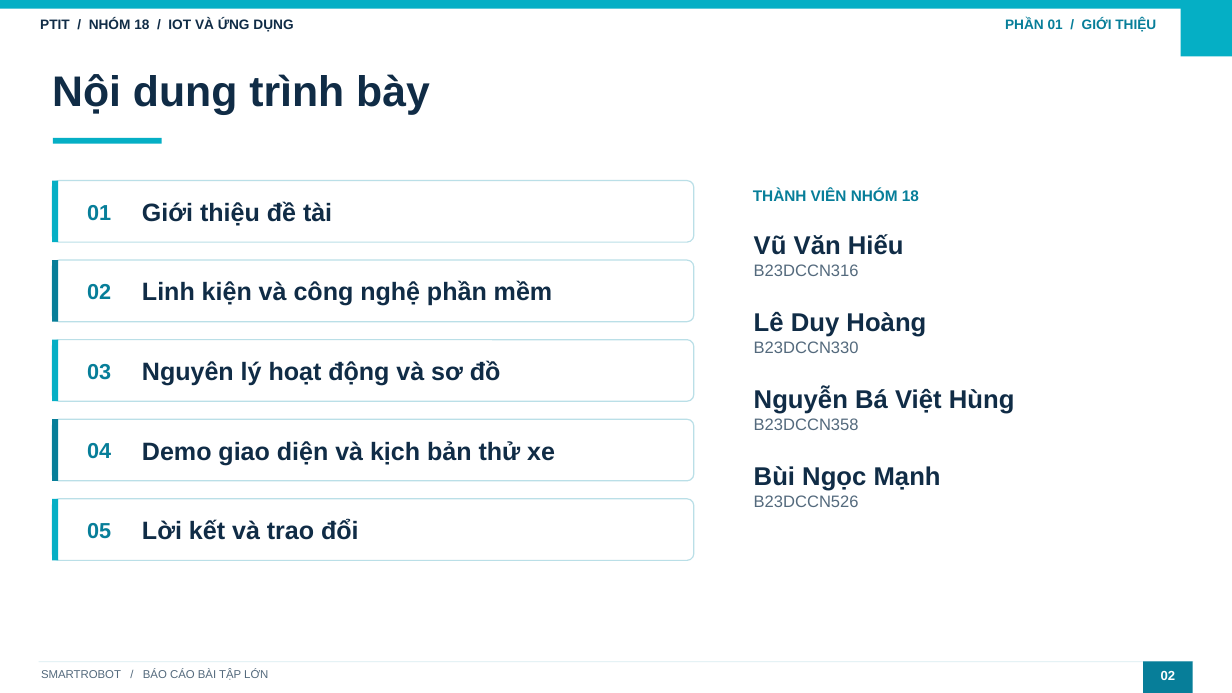
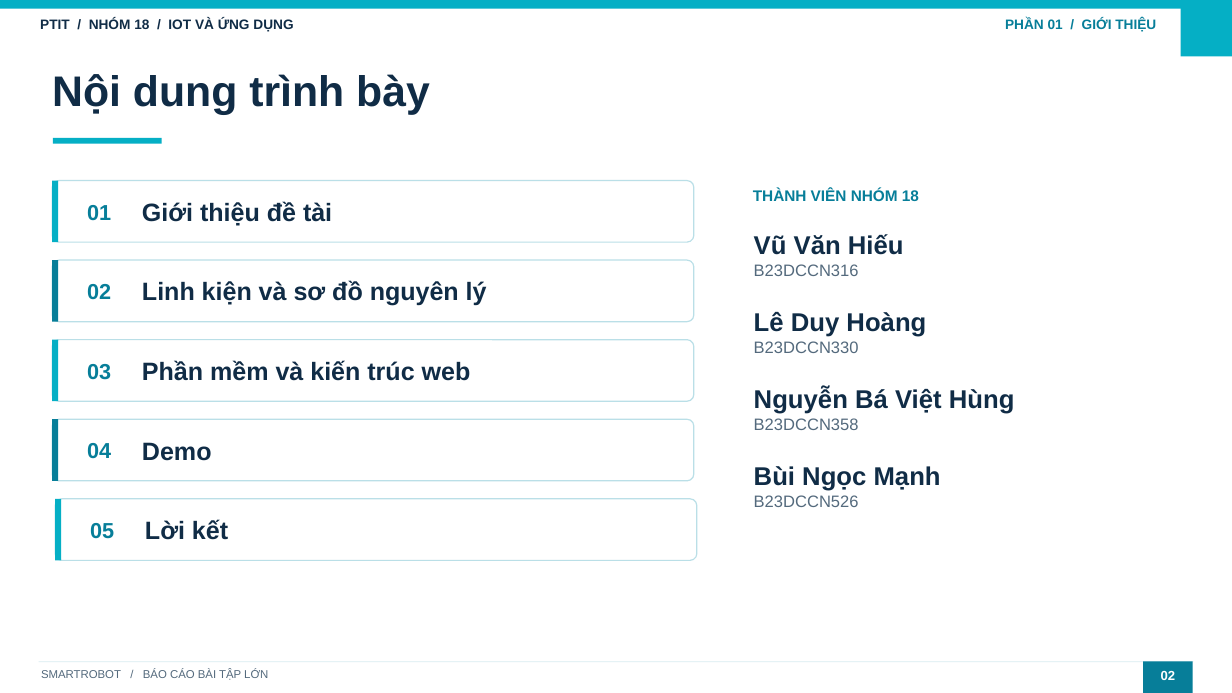
Before and after one commit to DuyHoang0812/SmartRobot, a slide deck: slide 2 of TaiLieu/SmartRobot_Nhom18.pptx. Drawn at 1232x693 pixels with LibreOffice and Linux fonts; fonts in the diff are those of the drawing. Boxes give left, top, right and bottom in pixels: in the first picture for what was removed or moved away, otherwise in the second. Text is boxed around its words. In the diff, an @@ line names an element or a change of style, - is before the commit and + after.

Commit message:
Slide

```diff
--- a/TaiLieu/SmartRobot_Nhom18.pptx
+++ b/TaiLieu/SmartRobot_Nhom18.pptx
@@ text at bbox=[142, 280, 487, 306]: text changed @@
-Linh kiện và công nghệ phần mềm
+Linh kiện và sơ đồ nguyên lý
@@ text at bbox=[142, 360, 471, 381]: text changed @@
-Nguyên lý hoạt động và sơ đồ
+Phần mềm và kiến trúc web
@@ text at bbox=[142, 442, 212, 461]: text changed @@
-Demo giao diện và kịch bản thử xe
+Demo
@@ text at bbox=[145, 519, 228, 540]: text changed @@
-Lời kết và trao đổi
+Lời kết
```
Also in this commit, not shown: 1 other slide changed, 1 slide added, 1 other file.
